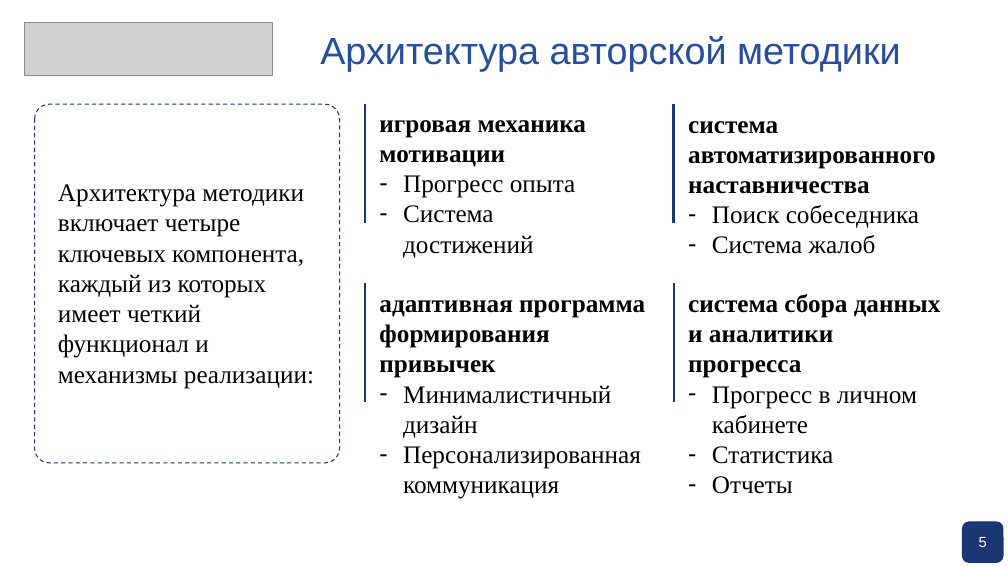
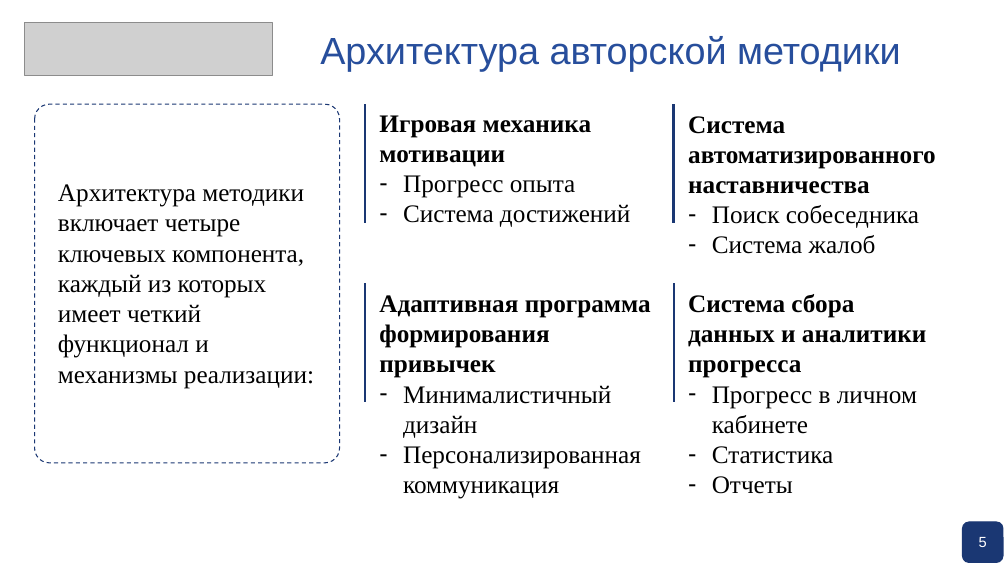
Before and after one commit to pagamov/pagamov_bot, a slide deck: slide 5 of docs/Презентация Гамов.pptx (slide 14 before the commit). Drawn at 1008x567 pixels with LibreOffice and Linux fonts; fonts in the diff are those of the drawing; grey boxes stand for pictures; background and template pictures are left out. Boxes give left, top, right and bottom in pixels: in the first picture for what was removed or moved away, otherwise in the second. Text is boxed around its words. In the diff, an @@ line names an element or a change of style, - is before the commit and + after.

```diff
--- a/docs/Презентация Гамов.pptx
+++ b/docs/Презентация Гамов.pptx
@@ text at (x1=379, y1=115, x2=592, y2=167): text changed @@
-игровая механика мотивации
+Игровая механика мотивации
@@ text at (x1=688, y1=116, x2=935, y2=194): text changed @@
-система автоматизированного наставничества
+Система автоматизированного наставничества
@@ text at (x1=379, y1=295, x2=651, y2=378): text changed @@
-адаптивная программа формирования привычек
+Адаптивная программа формирования привычек
@@ text at (x1=688, y1=294, x2=927, y2=378): text changed @@
-система сбора данных и аналитики прогресса
+Система сбора данных и аналитики прогресса
```
Also in this commit, not shown: 8 other slides changed, 4 slides added, 12 slides removed.
